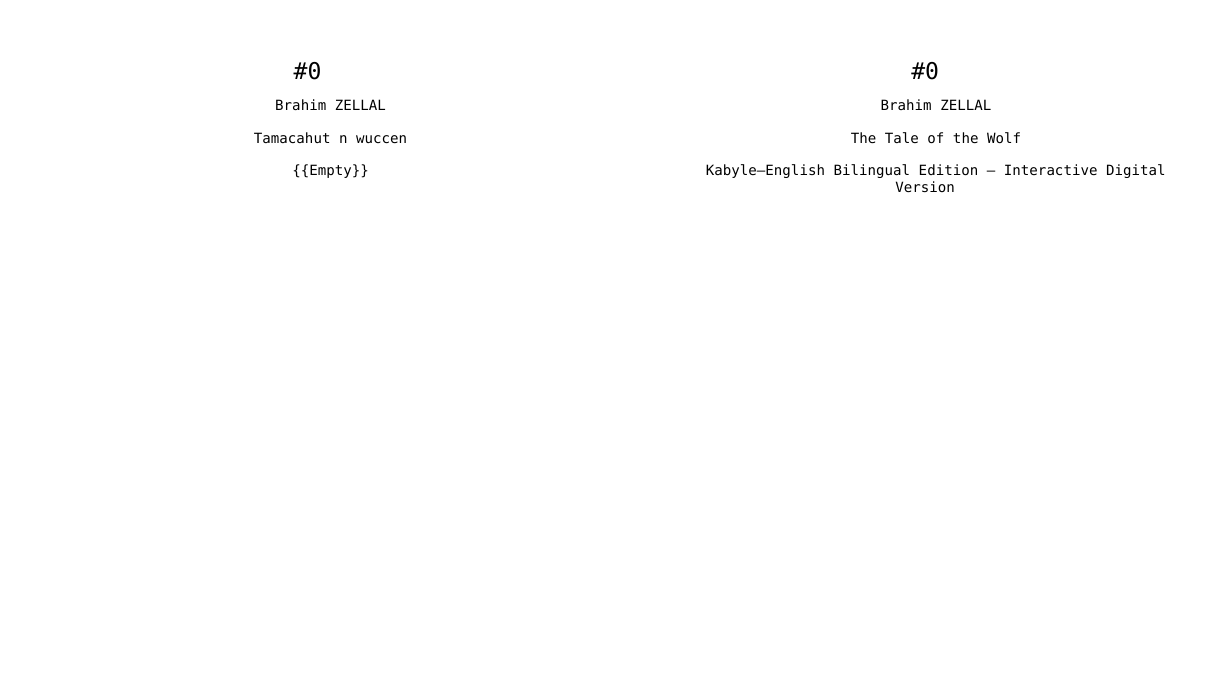
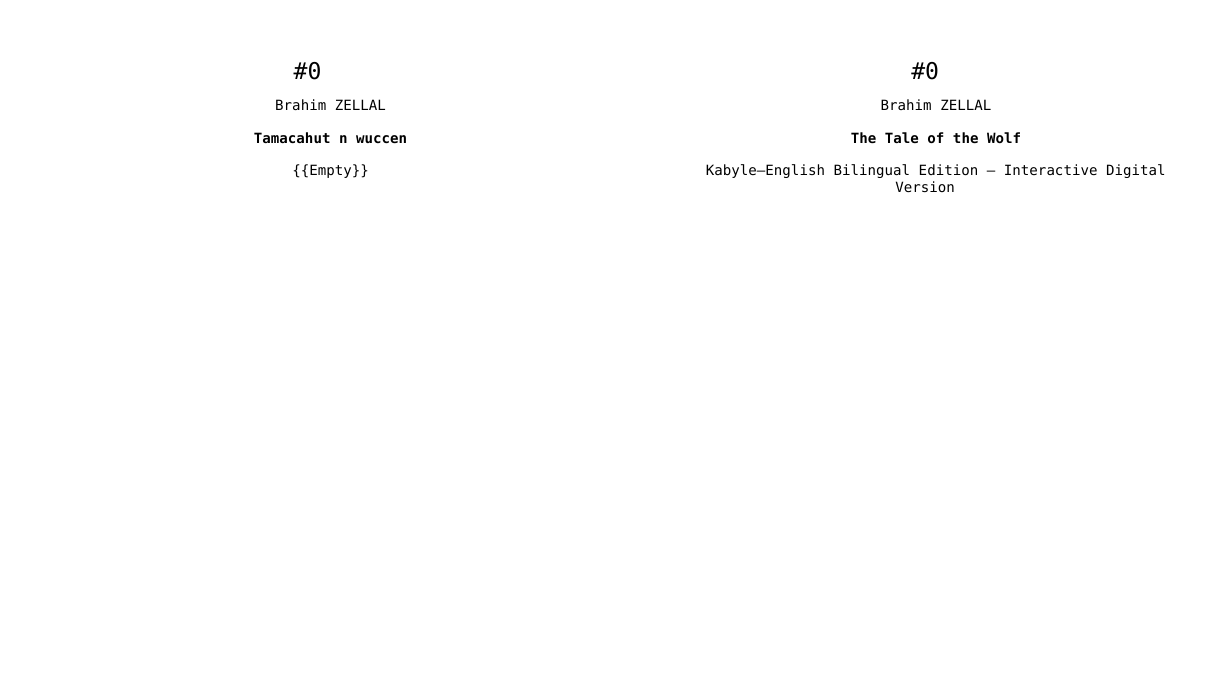
Before and after one commit to sferhah/tamacahut_n_wuccen, a slide deck: slide 1 of Uccen.ConsoleApp/Resources/pptx/uccen.eng.pptx. Drawn at 1232x693 pixels with LibreOffice and Linux fonts; fonts in the diff are those of the drawing. Boxes give left, top, right and bottom in pixels: in the first picture for what was removed or moved away, otherwise in the second. Text is boxed around its words. In the diff, an @@ line names an element or a change of style, - is before the commit and + after.

```diff
--- a/Uccen.ConsoleApp/Resources/pptx/uccen.eng.pptx
+++ b/Uccen.ConsoleApp/Resources/pptx/uccen.eng.pptx
@@ table at (30, 15, 1205, 668) @@
@@ bold on in "Tamacahut n wuccen", "The Tale of the Wolf" @@
```
Also in this commit, not shown: 6 other slides changed, 13 other files.
